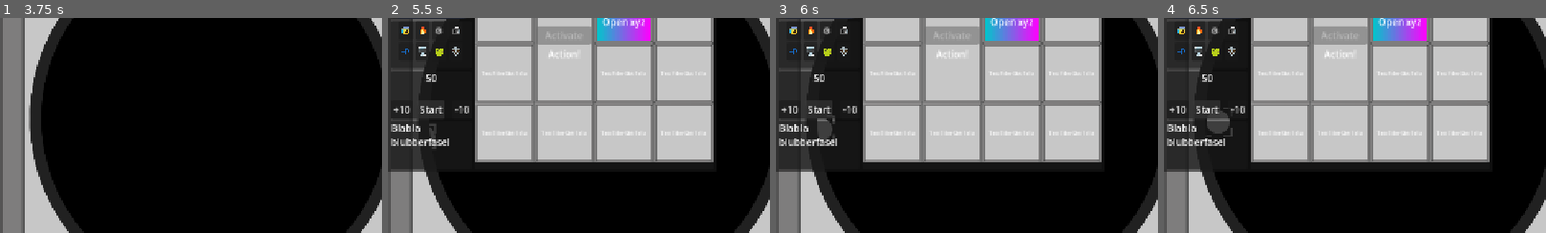
Above: before the commit, frames 1-4 (left to right).
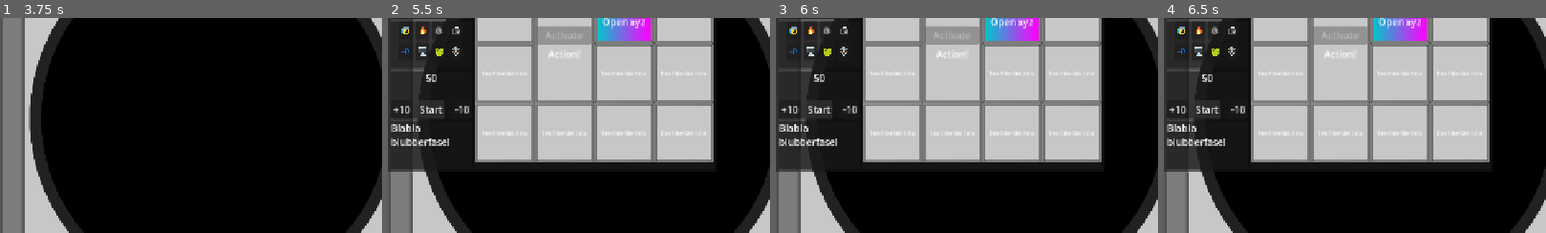
Above: after the commit, the same moments.

Repository: MisterIXI/godot-wildjam-98
Game: Godot game, scene res://scenes/menu/main_menu.tscn
Two runs of this game, one before a commit and one after it. Both use one fixed random seed, a clock stepped at 60 frames per second and the inputs below. The engine's default icon, where the game draws it, is replaced by a stand-in: a white triangle on a blue panel in a dark square. Sound files missing from this copy of the repository are replaced by a short silence.
Inputs (mouse positions are % of the whole screen's width and height, from its top left):
- Up to frame 1 (3.75 s): click "Start" at 0.5 s; tap Enter at 1.25, 2.75 s; move the mouse to (72, 45) at 1.27 s; press the mouse at (72, 45) at 1.28 s; release the mouse at (72, 45) at 2 s; tap Space at 2, 3.5 s; drag from (30, 55) to (45, 70) at 2.02 s; move the mouse to (60, 28) at 2.77 s; press the mouse at (60, 28) at 2.78 s; release the mouse at (60, 28) at 3.5 s; drag from (45, 70) to (20, 35) at 3.52 s
- Up to frame 2 (5.5 s): tap Enter at 4.25 s; drag from (2, 58) to (55, 50) at 4.27 s; click "Start" at 5 s
- Up to frame 3 (6 s): click "Start" at 5.75 s
- Up to frame 4 (6.5 s): no input
The pictures show only the part of the screen within x 0-50%, y 27-77%; the shares and areas given below are measured in that part.

Frame 1 is identical in both runs. In frame 2, 0.1% of the frame differs, in the area x 6-13%, y 49-72%; in frame 3, 0.4%; in frame 4, 0.5%, in the area x 6-18%, y 41-72%.

Commit message:
basic ship handling added

Diff:
--- a/space-ship-support/scenes/game/game.tscn
+++ b/space-ship-support/scenes/game/game.tscn
@@ -57,7 +57,7 @@
 visible = false
 z_index = 200
 
-[node name="Radar" type="Node2D" parent="." unique_id=1342668903 node_paths=PackedStringArray("window_root","radar_interface", "ship_layout_generator")]
+[node name="Radar" type="Node2D" parent="." unique_id=1342668903 node_paths=PackedStringArray("window_root", "radar_interface", "ship_layout_generator", "game_manager")]
 position = Vector2(360, 360)
 script = ExtResource("3_lfrn8")
 ship_scene = ExtResource("4_bdhmt")
@@ -65,6 +65,7 @@
 window_root = NodePath("../UI/WindowRoot")
 radar_interface = NodePath("../UI/RadarInterface")
 ship_layout_generator = NodePath("../ShipLayoutGenerator")
+game_manager = NodePath("../GameManager")
 
 [node name="GameManager" type="Node" parent="." unique_id=1430876819 node_paths=PackedStringArray("radar", "ui_canvas")]
 script = ExtResource("4_5i0tg")
--- a/space-ship-support/scenes/game_loop/default_settings.tres
+++ b/space-ship-support/scenes/game_loop/default_settings.tres
@@ -1,6 +1,11 @@
 [gd_resource type="Resource" script_class="GameSettings" format=3 uid="uid://bgyernveiboi1"]
 
 [ext_resource type="Script" uid="uid://c7wv66gwm2c23" path="res://scenes/game_loop/game_settings.gd" id="1_vpts6"]
+
+[sub_resource type="Curve" id="Curve_3cg24"]
+_limits = [1.0, 26.0, 0.0, 1.0]
+_data = [Vector2(0, 1), 0.0, 1.4253511, 0, 0, Vector2(0.637604, 7.952406), 29.036268, 29.036268, 0, 0, Vector2(1, 26), 0.0, 0.0, 0, 0]
+point_count = 3
 
 [sub_resource type="Curve" id="Curve_ymt3o"]
 _limits = [20.0, 60.0, 0.0, 1.0]
@@ -10,4 +15,5 @@
 [resource]
 script = ExtResource("1_vpts6")
 spawn_curve = SubResource("Curve_ymt3o")
+ship_speed_max_bonus = SubResource("Curve_3cg24")
 metadata/_custom_type_script = "uid://c7wv66gwm2c23"
--- a/space-ship-support/scenes/game_loop/game_manager.gd
+++ b/space-ship-support/scenes/game_loop/game_manager.gd
@@ -43,3 +43,6 @@
 
 func spawn_ship() -> void:
 	radar.spawn_ship()
+
+func get_max_ship_speed_bonus() -> float:
+	return settings.ship_speed_max_bonus.sample(time_elapsed / settings.time_to_reach_max_dif)
--- a/space-ship-support/scenes/game_loop/game_settings.gd
+++ b/space-ship-support/scenes/game_loop/game_settings.gd
@@ -4,3 +4,4 @@
 @export var spawn_curve: Curve
 @export var time_to_reach_max_dif: float = 600.0
 @export var max_variance: float = 10.
+@export var ship_speed_max_bonus: Curve
--- a/space-ship-support/scenes/radar/radar.gd
+++ b/space-ship-support/scenes/radar/radar.gd
@@ -11,6 +11,7 @@
 @export var radar_interface: RadarInterface
 var current_ids:Array[int] = []
 @export var ship_layout_generator: ShipLayoutGenerator
+@export var game_manager: GameManager
 
 # min difficulty: 0.0, max difficulty: 1.0
 func spawn_ship(layout_difficulty: float = 0.0) -> void:
@@ -19,12 +20,14 @@
 	var new_ship: Ship = ship_scene.instantiate()
 
 	add_child(new_ship)
+	new_ship.destroyed.connect(on_ship_destroyed)
 	new_ship.position = spawn_pos
 	var new_id = randi_range(10000,99999)
 	while current_ids.has(new_id):
 		new_id = randi_range(10000,99999)
 	current_ids.append(new_id)
 	new_ship.ship_id = str(new_id)
+	new_ship.ship_speed = 12.0 + randf() * game_manager.get_max_ship_speed_bonus()
 	# rotate by -0.5 to 0.5 rad
 	new_ship.ship_direction = (-spawn_pos).normalized().rotated(randf()-0.5)
 	var ship_window: ShipWindow = window_scene.instantiate()
@@ -44,3 +47,10 @@
 
 	var ship_layout_data: ShipLayoutData = ship_layout_generator.generate_layout_with_difficulty(layout_difficulty)
 	new_ship.init_layout(ship_layout_data)
+
+func on_ship_destroyed(ship: Ship, was_fixed: bool) ->  void:
+	if was_fixed:
+		radar_interface.add_message("Ship $%s left comms range and was fixed." % [ship.ship_id])
+	else:
+		radar_interface.add_message("Signal to Ship $%s lost. Not all issues fixed. Penalty applied." % [ship.ship_id])
+	current_ids.erase(ship.ship_id)
--- a/space-ship-support/scenes/radar/ship.gd
+++ b/space-ship-support/scenes/radar/ship.gd
@@ -1,7 +1,7 @@
 class_name Ship
 extends Area2D
 
-signal on_destroy(id: String, was_fixed: bool)
+signal destroyed(ship: Ship, was_fixed: bool)
 
 @onready var target_sprite: Sprite2D = $TargetSprite
 @onready var target: Timer = $Target
@@ -23,7 +23,7 @@
 	position += ship_direction * ship_speed * delta
 	if position.length() > 360:
 		#TODO: check if ship is fixed when leaving area
-		on_destroy.emit(true)
+		destroyed.emit(self, true)
 		#TODO: add destroy/close animation
 		ship_window.queue_free()
 		queue_free()
@@ -56,7 +56,7 @@
 
 func _on_area_shape_exited(area_rid: RID, area: Area2D, area_shape_index: int, local_shape_index: int) -> void:
 	# #TODO: check if ship is fixed when leaving area
-	# on_destroy.emit(true)
+	# destroyed.emit(true)
 	# queue_free()
 	pass
 
